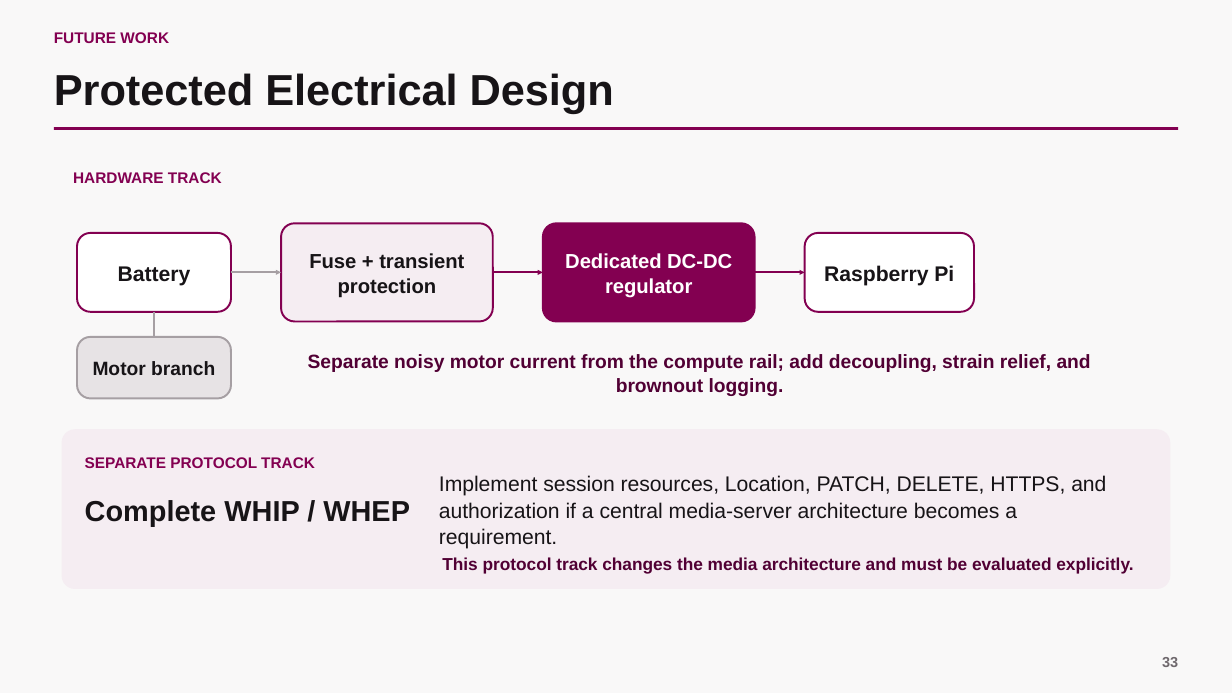
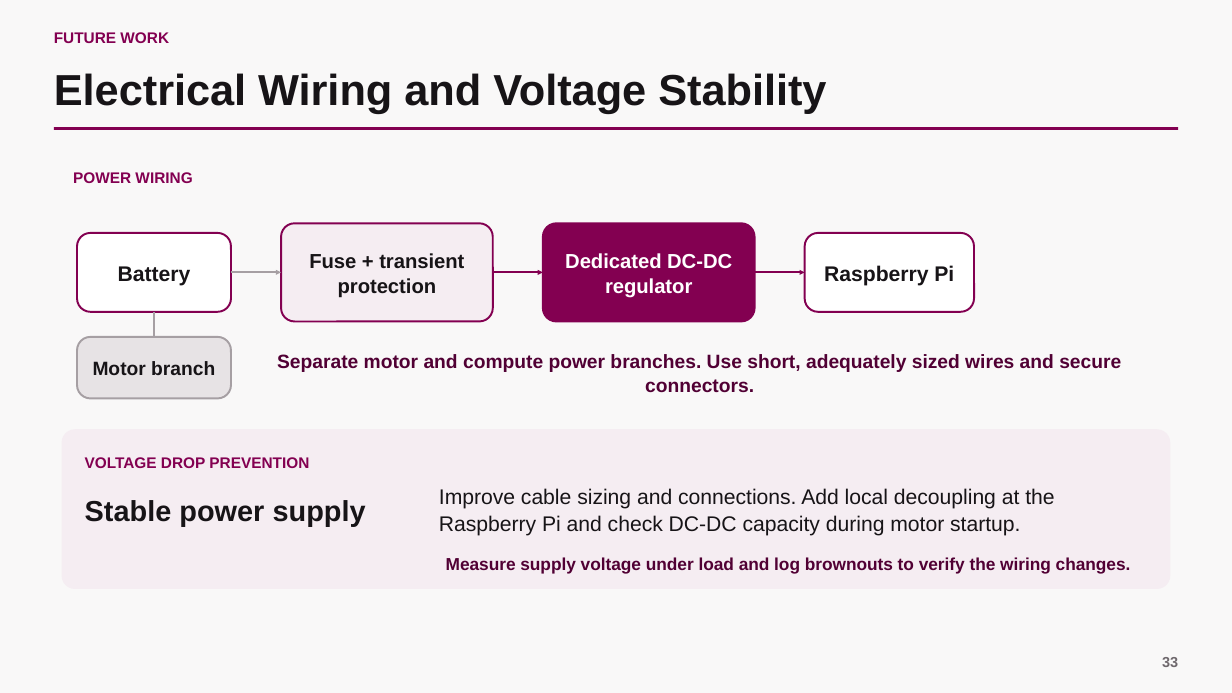
Before and after one commit to scarlet-radio-control/scarlet-radio-control, a slide deck: slide 33 of PRESENTATION.pptx. Drawn at 1232x693 pixels with LibreOffice and Linux fonts; fonts in the diff are those of the drawing. Boxes give left, top, right and bottom in pixels: in the first picture for what was removed or moved away, otherwise in the second. Text is boxed around its words. In the diff, an @@ line names an element or a change of style, - is before the commit and + after.

```diff
--- a/PRESENTATION.pptx
+++ b/PRESENTATION.pptx
@@ text at (54,73,826,114): text changed @@
-Protected Electrical Design
+Electrical Wiring and Voltage Stability
@@ text at (73,172,192,183): text changed @@
-HARDWARE TRACK
+POWER WIRING
@@ text at (277,354,1121,393): text changed @@
-Separate noisy motor current from the compute rail; add decoupling, strain relief, and brownout logging.
+Separate motor and compute power branches. Use short, adequately sized wires and secure connectors.
@@ text at (85,457,309,468): text changed @@
-SEPARATE PROTOCOL TRACK
+VOLTAGE DROP PREVENTION
@@ text at (85,500,366,526): text changed @@
-Complete WHIP / WHEP
+Stable power supply
@@ text at (439,488,1054,536): text changed @@
-Implement session resources, Location, PATCH, DELETE, HTTPS, and authorization if a central media-server architecture becomes a requirement.
+Improve cable sizing and connections. Add local decoupling at the Raspberry Pi and check DC-DC capacity during motor startup.
@@ text at (446,557,1131,574): text changed @@
-This protocol track changes the media architecture and must be evaluated explicitly.
+Measure supply voltage under load and log brownouts to verify the wiring changes.
```
Also in this commit, not shown: 2 other slides changed.
